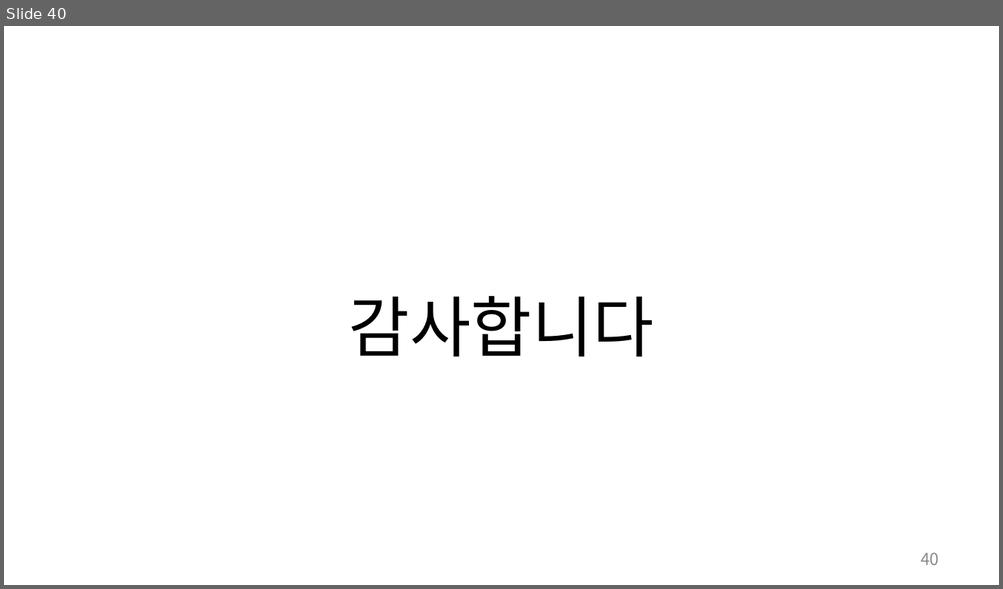
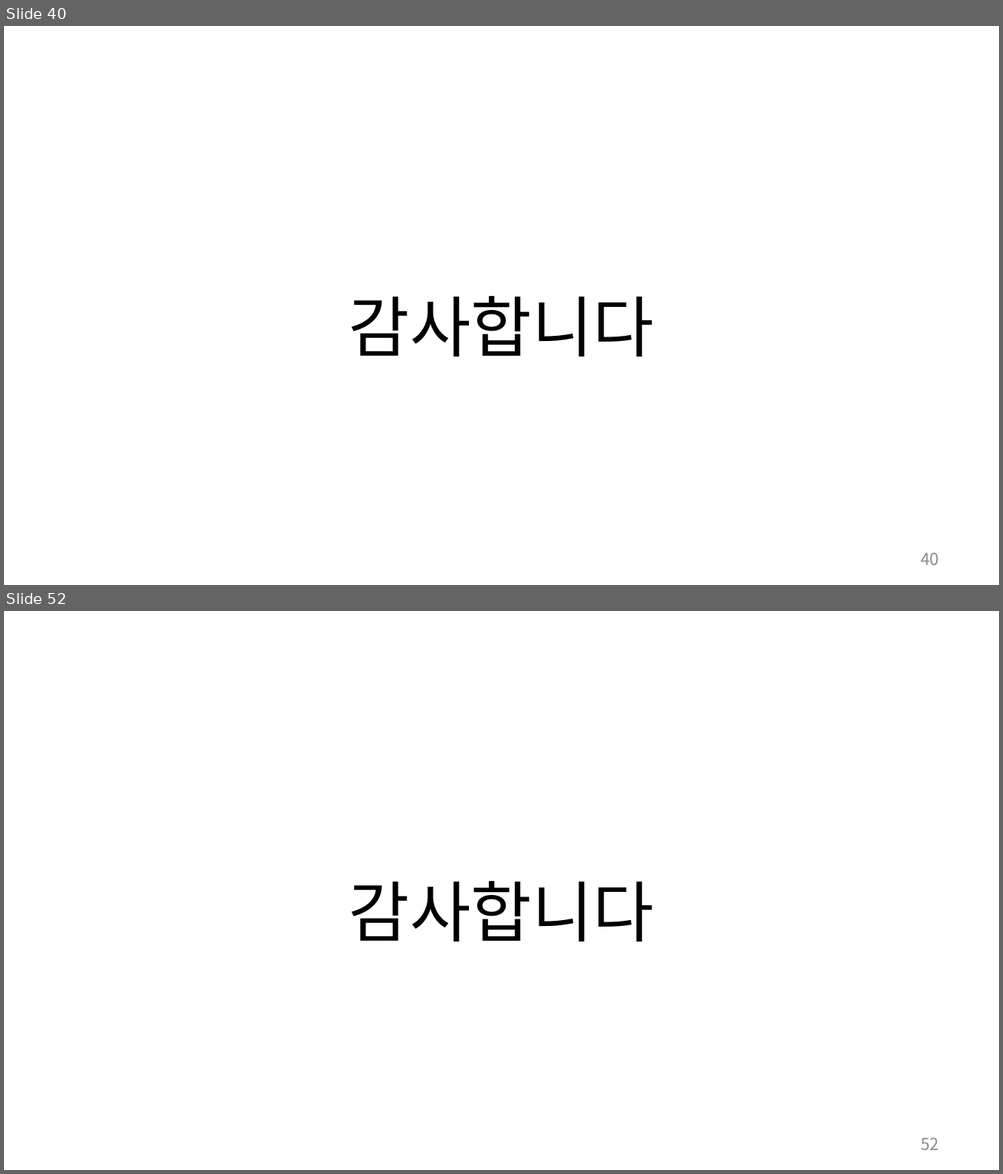
Before and after one commit to LazyerIJ/Kaggle_Study, a slide deck: Competitions/Predict_Future_Sales/doc/jm_03_EDA_ts.pptx. Shown one above the other, each under a label of ours: slide 40 before the commit, slides 40 and 52 after it; the slides between them are not shown. The pictures are 1003x589 and 1003x1174 pixels, drawn with LibreOffice and Linux fonts; fonts in the diff are those of the drawing. Boxes give left, top, right and bottom in pixels: in the first picture for what was removed or moved away, otherwise in the second. Text is boxed around its words. In the diff, an @@ line names an element or a change of style, - is before the commit and + after.

```diff
--- a/Competitions/Predict_Future_Sales/doc/jm_03_EDA_ts.pptx
+++ b/Competitions/Predict_Future_Sales/doc/jm_03_EDA_ts.pptx
@@ slide 52 added at [4,611,999,1170], background #FFFFFF @@
@@ text added at [349,881,654,942], 48 pt, text #000000 @@
+감사합니다
@@ page number added at [920,1138,939,1150], 12 pt, text #8C8C8C @@
+52
```
Also in this commit, not shown: 11 other slides added, 4 other files.
